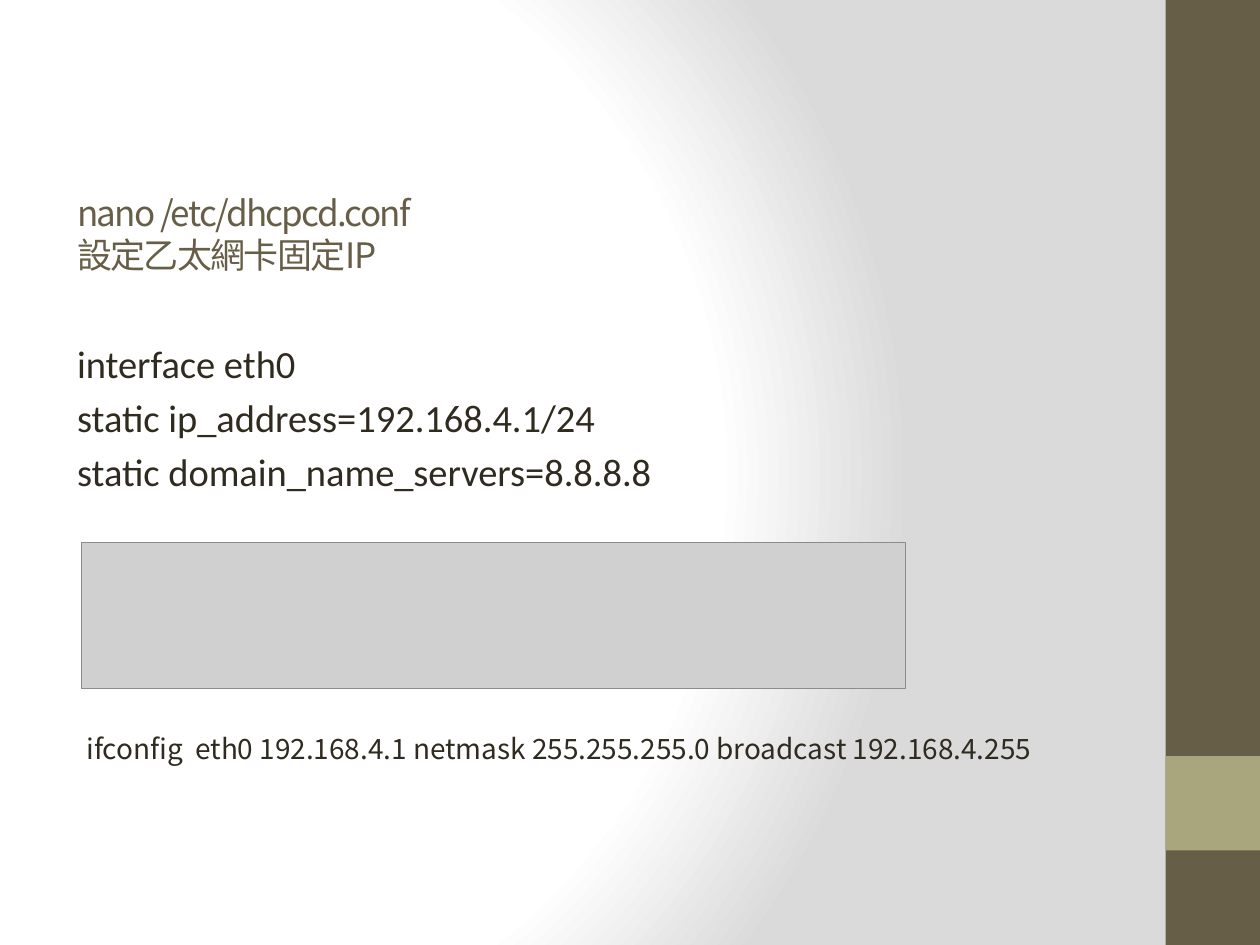
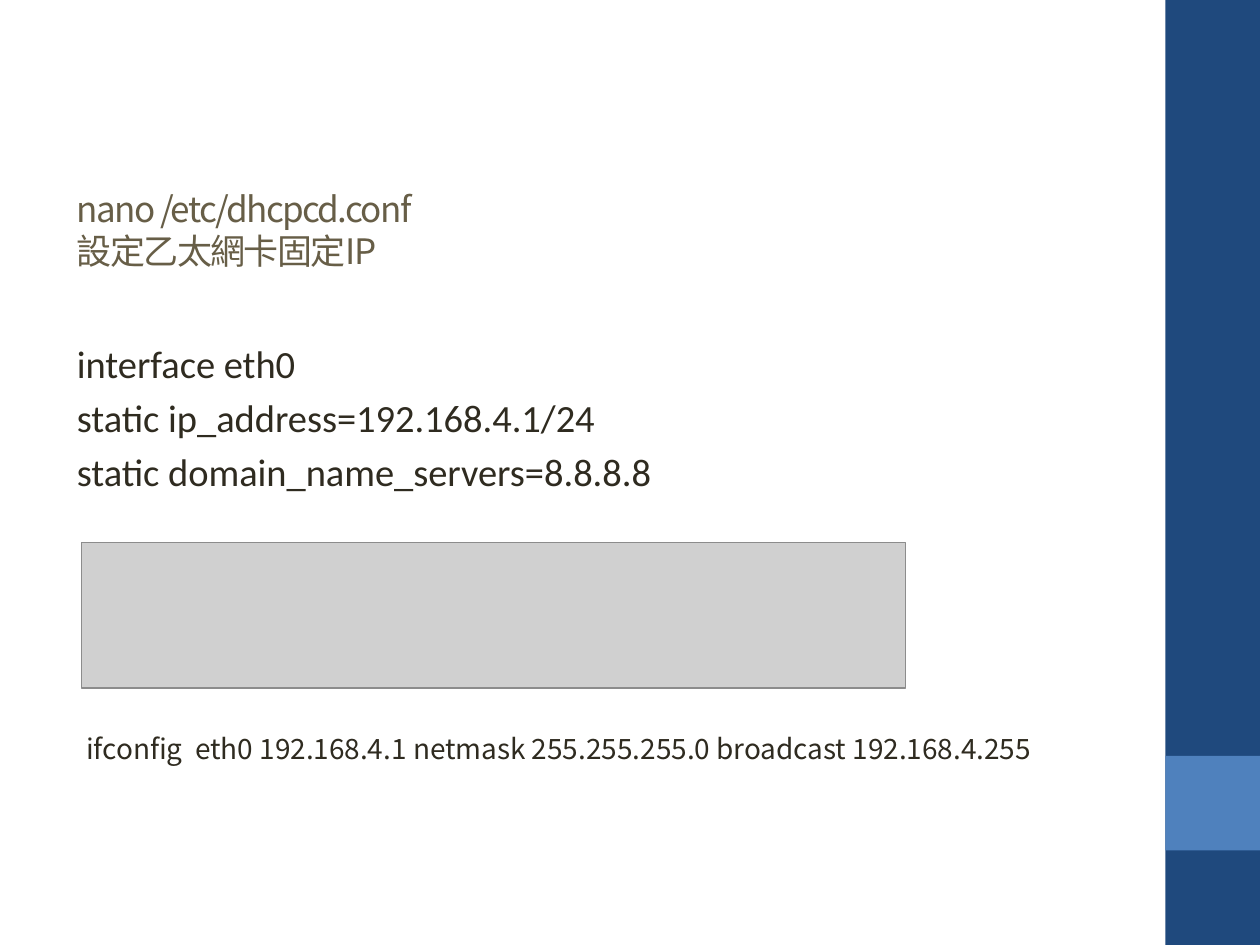
Before and after one commit to krnick/AP_MODE, a slide deck: slide 15 of 設定wifi ap_repeater.pptx. Drawn at 1260x945 pixels with LibreOffice and Linux fonts; fonts in the diff are those of the drawing; grey boxes stand for pictures. Boxes give left, top, right and bottom in pixels: in the first picture for what was removed or moved away, otherwise in the second. Text is boxed around its words. In the diff, an @@ line names an element or a change of style, - is before the commit and + after.

```diff
--- a/設定wifi ap_repeater.pptx
+++ b/設定wifi ap_repeater.pptx
@@ background gradient #FFFFFF to #DADADA to #FFFFFF @@
@@ rectangle at bbox=[1166, 0, 1260, 945]: fill #675E47 to #1F497D @@
@@ text "nano /etc/dhcpcd.conf 設定乙太網卡固定IP": place and size @@
-text "nano /etc/dhcpcd.conf 設定乙太網卡固定IP" at bbox=[77, 197, 411, 271]
+text "nano /etc/dhcpcd.conf 設定乙太網卡固定IP" at bbox=[77, 193, 411, 267]
@@ text "interface eth0" at bbox=[77, 351, 1031, 766]: more space between paragraphs @@
@@ rectangle at bbox=[1166, 756, 1260, 850]: fill #A9A57C to #4F81BD @@
```
Also in this commit, not shown: 17 other slides changed.
